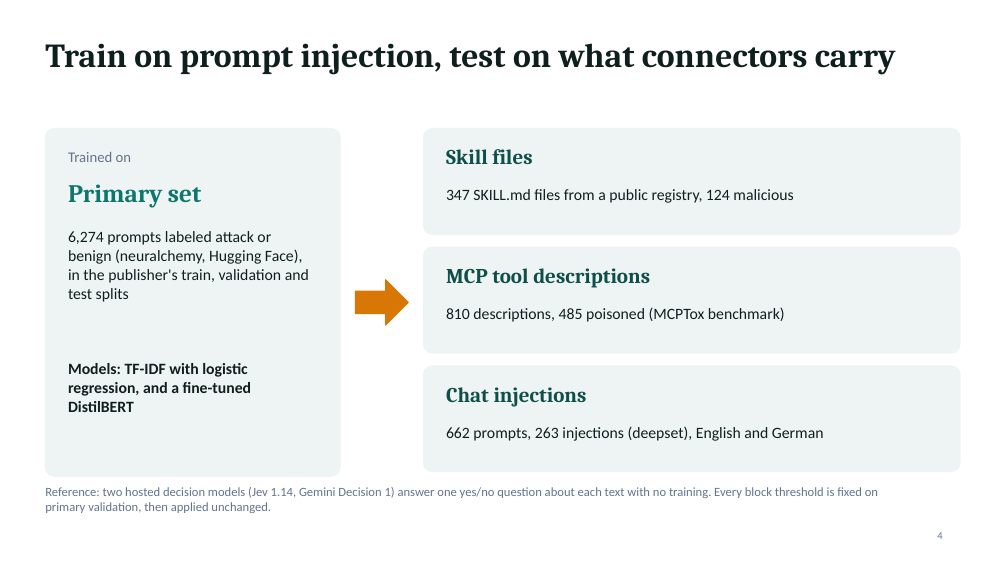
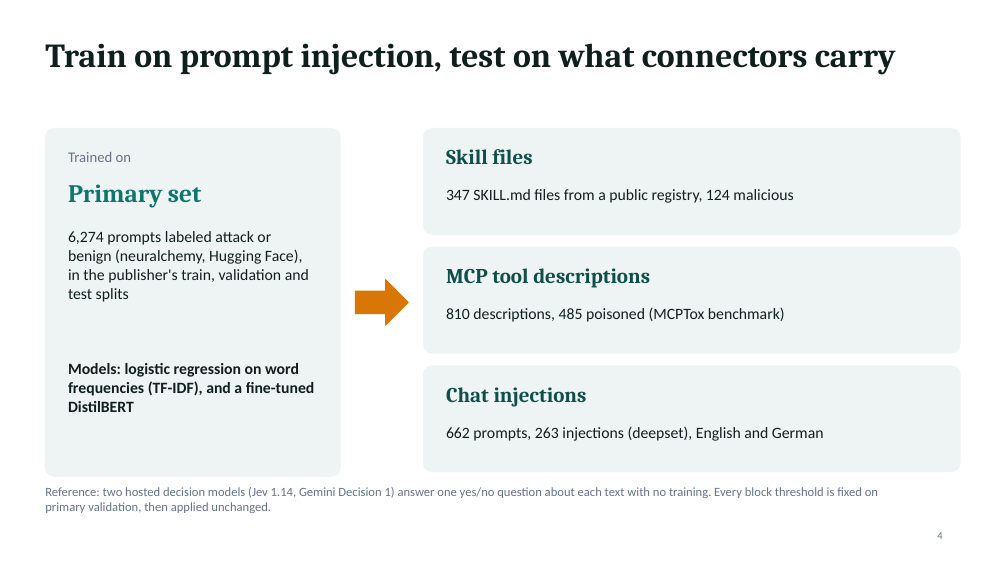
Before and after one commit to jonasneves/connector-gate, a slide deck: slide 4 of slides.pptx. Drawn at 1008x567 pixels with LibreOffice and Linux fonts; fonts in the diff are those of the drawing. Boxes give left, top, right and bottom in pixels: in the first picture for what was removed or moved away, otherwise in the second. Text is boxed around its words. In the diff, an @@ line names an element or a change of style, - is before the commit and + after.

```diff
--- a/slides.pptx
+++ b/slides.pptx
@@ text at <box>68,363,315,412</box>: text changed @@
-Models: TF-IDF with logistic regression, and a fine-tuned DistilBERT
+Models: logistic regression on word frequencies (TF-IDF), and a fine-tuned DistilBERT
```
Also in this commit, not shown: 7 other slides changed.
